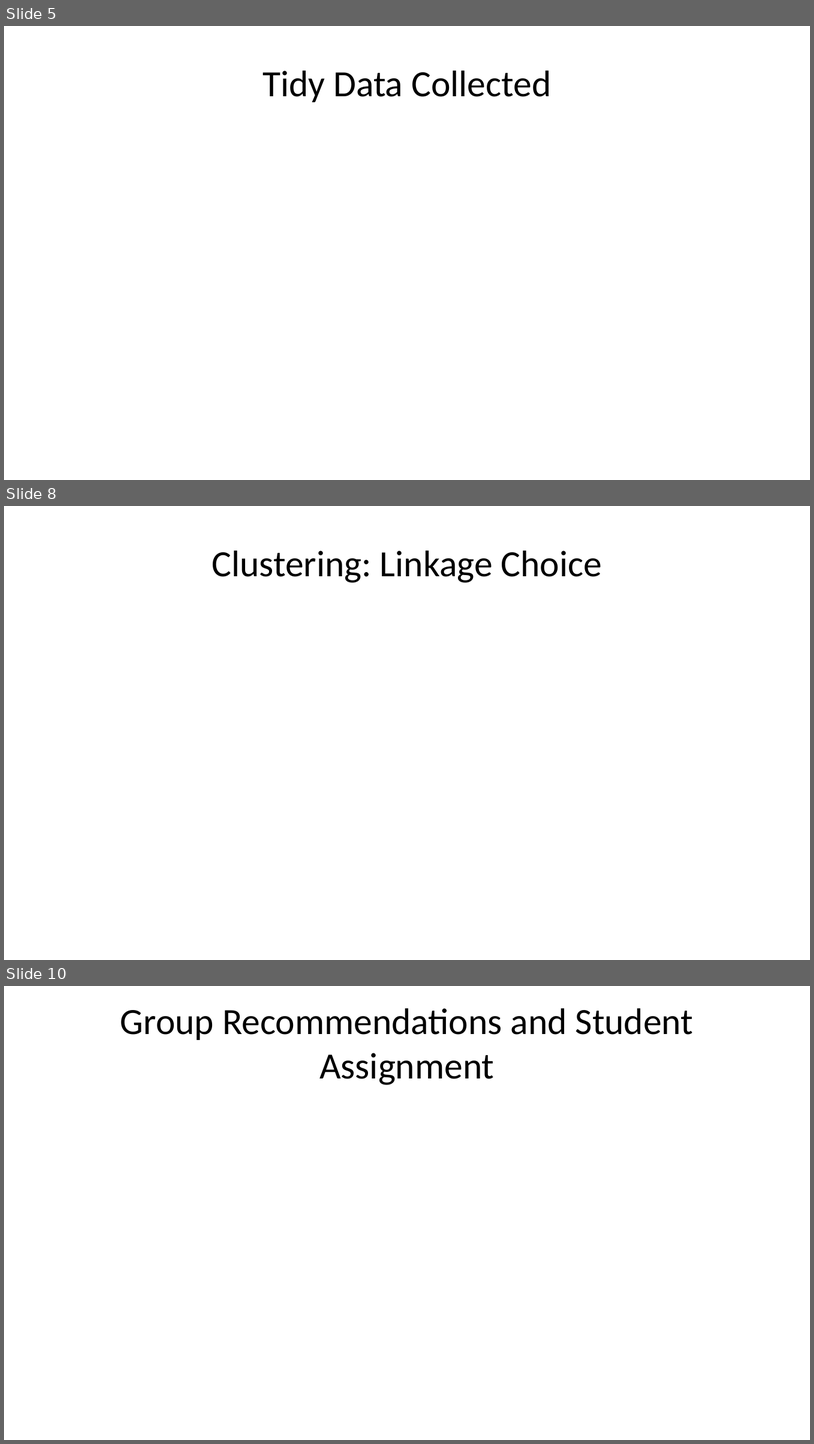
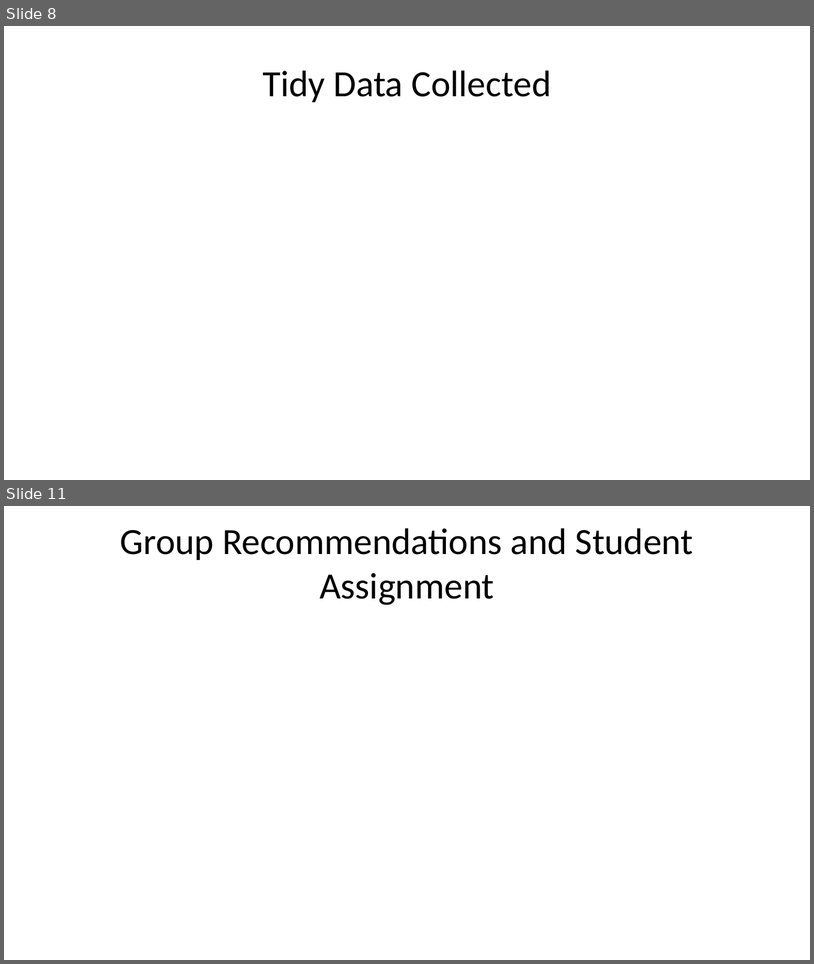
Before and after one commit to deancallahan25/Data322MiniProject, a slide deck: presentation.pptx. Shown one above the other, each under a label of ours: slides 5, 8 and 10 before the commit, slides 8 and 11 after it; the slides between them are not shown. The pictures are 814x1444 and 814x964 pixels, drawn with LibreOffice and Linux fonts; fonts in the diff are those of the drawing. Boxes give left, top, right and bottom in pixels: in the first picture for what was removed or moved away, otherwise in the second. Text is boxed around its words. In the diff, an @@ line names an element or a change of style, - is before the commit and + after.

Commit message:
Added Complete Linkage and Feedback Slides

```diff
--- a/presentation.pptx
+++ b/presentation.pptx
@@ slide 8 removed at (4,506,810,960), background #FFFFFF @@
@@ title removed at (212,550,602,583) @@
-Clustering: Linkage Choice
@@ what was slide 5 is now slide 8 @@
@@ what was slide 10 is now slide 11 @@
```
Also in this commit, not shown: 3 slides changed, 4 slides added, 1 other slide removed, 2 other files.
